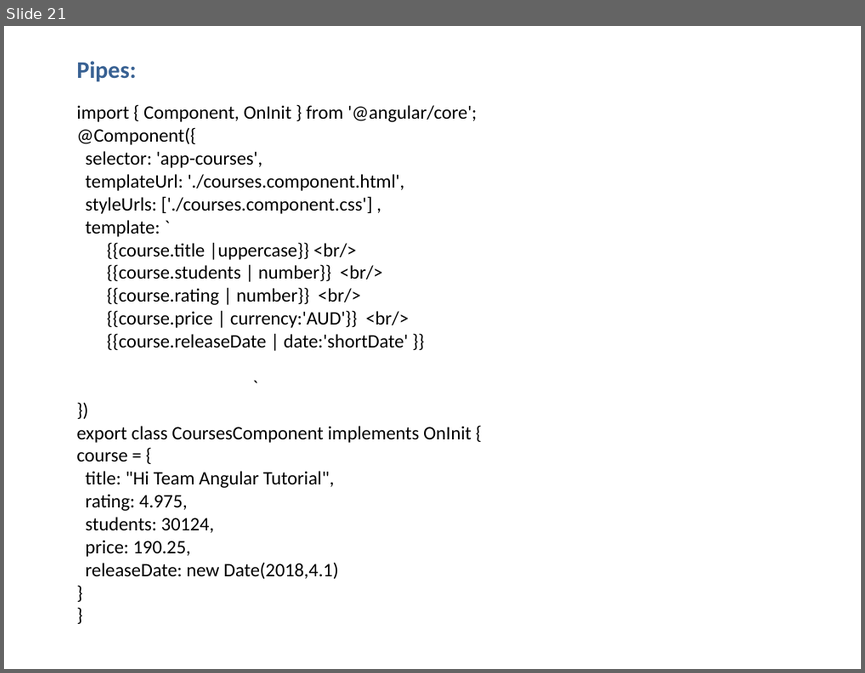
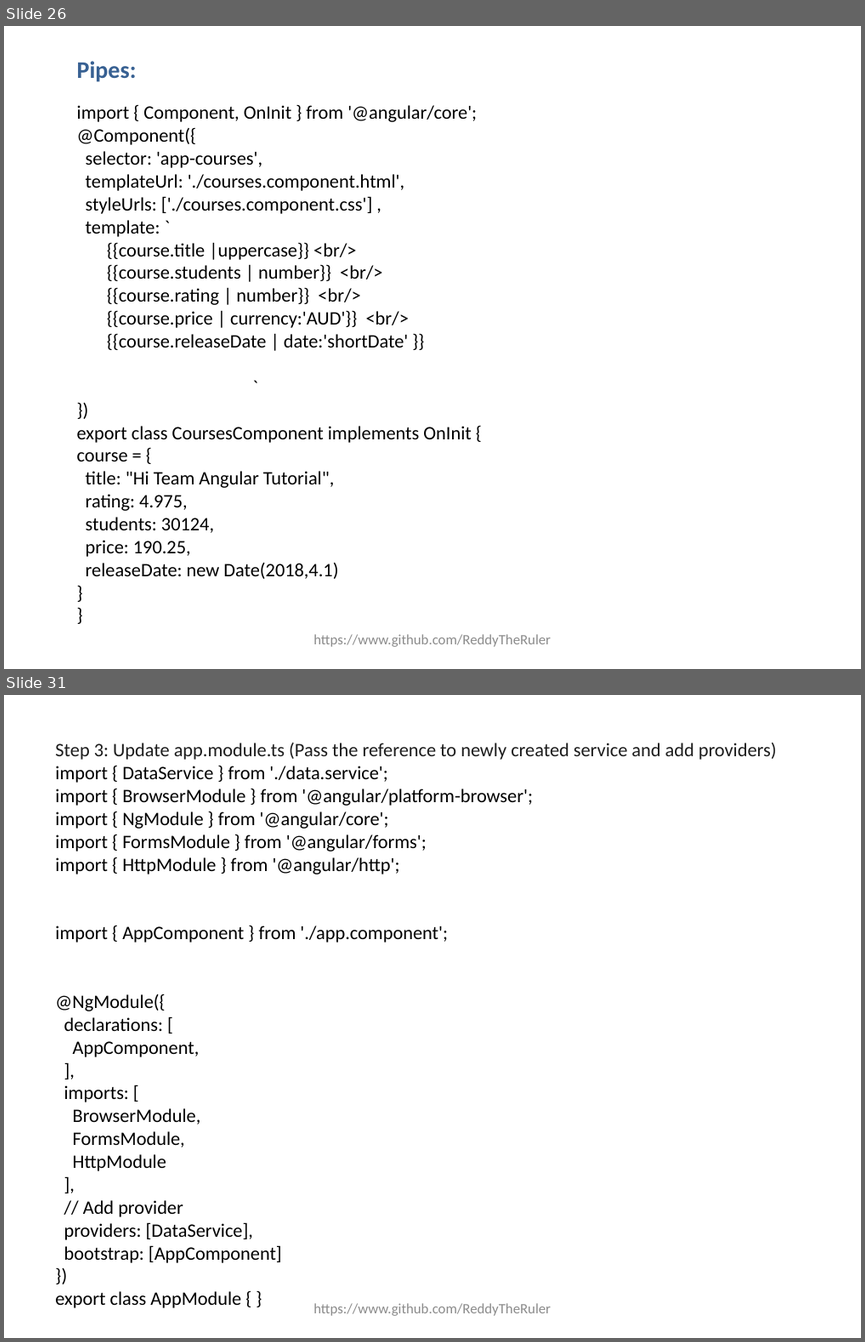
Before and after one commit to ReddyTheruler/Angular, a slide deck: Angular_PPT.pptx. Shown one above the other, each under a label of ours: slide 21 before the commit, slides 26 and 31 after it; the slides between them are not shown. The pictures are 865x673 and 865x1342 pixels, drawn with LibreOffice and Linux fonts; fonts in the diff are those of the drawing. Boxes give left, top, right and bottom in pixels: in the first picture for what was removed or moved away, otherwise in the second. Text is boxed around its words. In the diff, an @@ line names an element or a change of style, - is before the commit and + after.

```diff
--- a/Angular_PPT.pptx
+++ b/Angular_PPT.pptx
@@ slide 31 added at [4,695,861,1338], background #FFFFFF @@
@@ text added at [55,743,777,1308], 16 pt, text #000000 @@
+Step 3: Update app.module.ts (Pass the reference to newly created service and add providers)
+import { DataService } from './data.service';
+import { BrowserModule } from '@angular/platform-browser';
+import { NgModule } from '@angular/core';
+import { FormsModule } from '@angular/forms';
+import { HttpModule } from '@angular/http';
+import { AppComponent } from './app.component';
+@NgModule({
+declarations: [
+AppComponent,
+],
+imports: [
+BrowserModule,
+FormsModule,
+HttpModule
+],
+// Add provider
+providers: [DataService],
+bootstrap: [AppComponent]
+})
+export class AppModule { }
@@ text added at [313,1303,551,1315], 12 pt, text #8C8C8C @@
+https://www.github.com/ReddyTheRuler
@@ what was slide 21 is now slide 26 @@
@@ slide 26 changed as well @@
@@ text added at [313,634,551,646], 12 pt, text #8C8C8C @@
+https://www.github.com/ReddyTheRuler
```
Also in this commit, not shown: 20 other slides changed, 10 other slides added, 1 slide removed.
